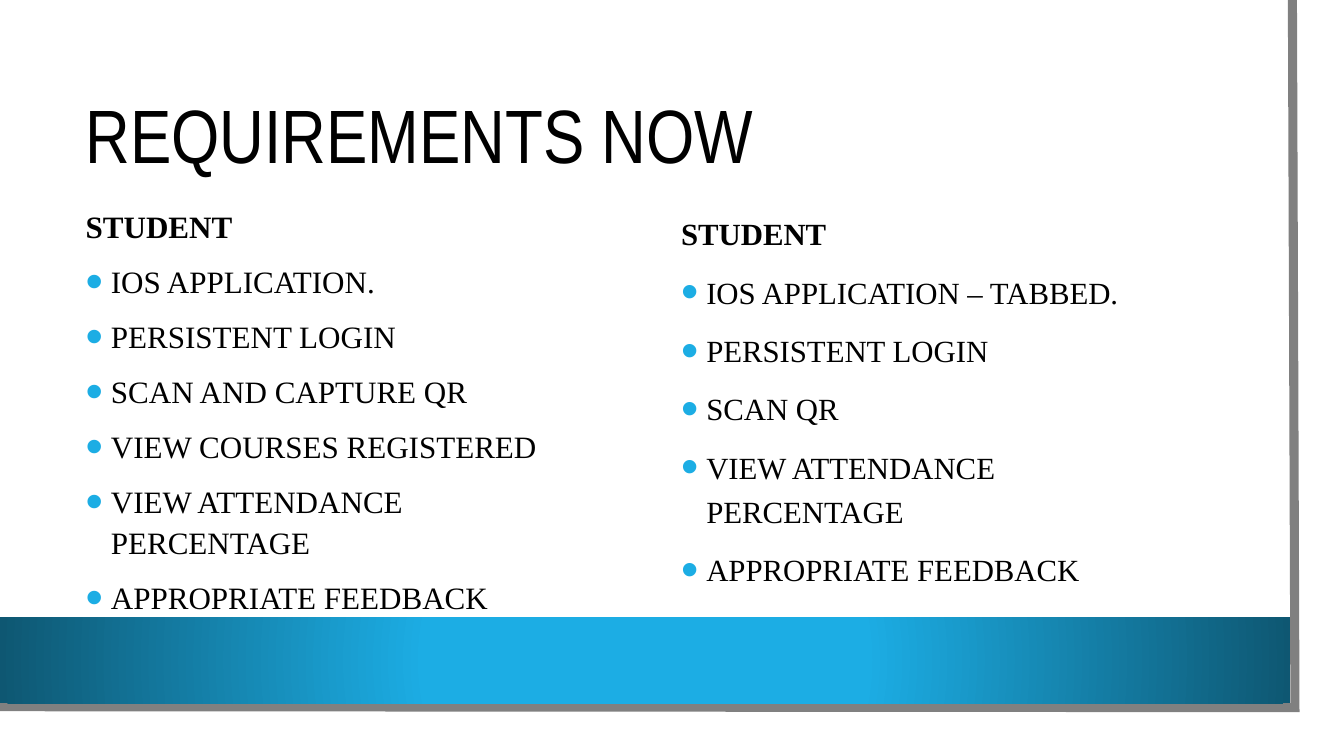
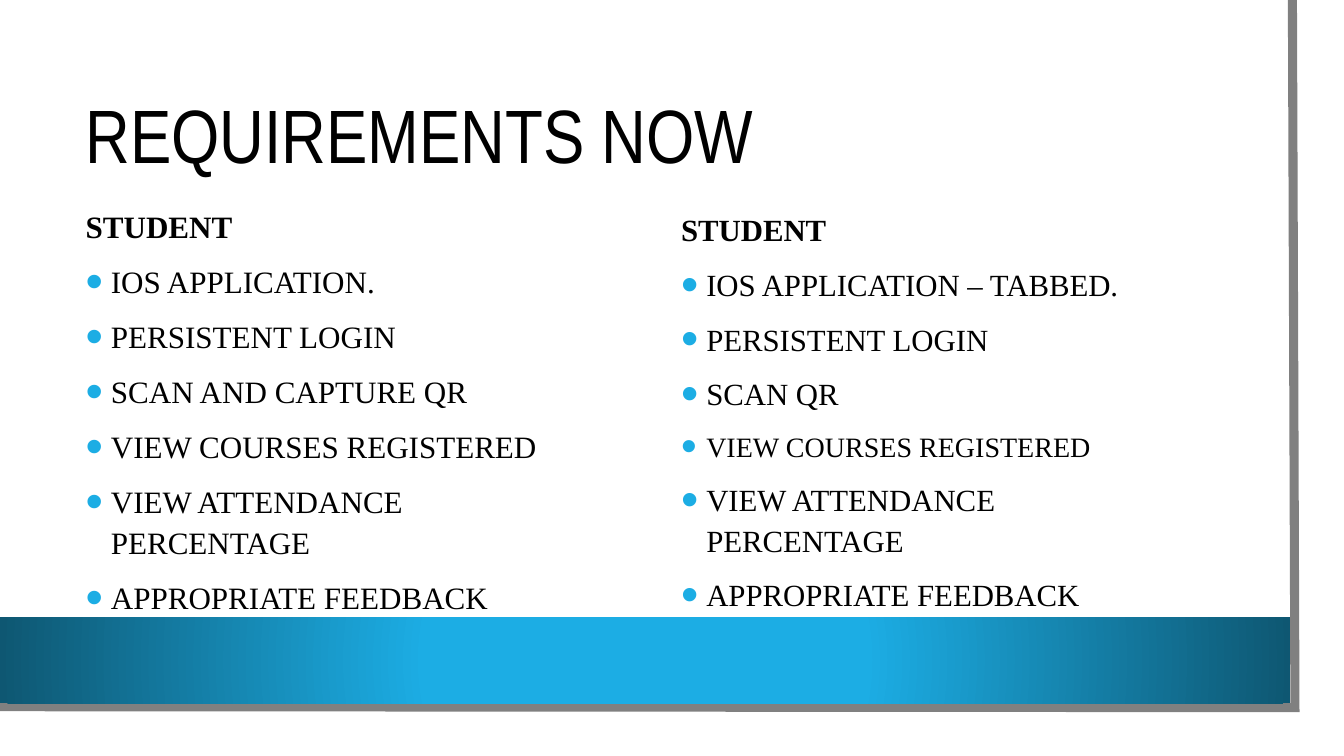
Before and after one commit to VamsiDevalla/Student-Attendance-Tracking, a slide deck: slide 6 of final ppt.pptx (slide 5 before the commit). Drawn at 1344x756 pixels with LibreOffice and Linux fonts; fonts in the diff are those of the drawing; background and template pictures are left out. Boxes give left, top, right and bottom in pixels: in the first picture for what was removed or moved away, otherwise in the second. Text is boxed around its words. In the diff, an @@ line names an element or a change of style, - is before the commit and + after.

```diff
--- a/final ppt.pptx
+++ b/final ppt.pptx
@@ text at (681, 220, 1118, 553): line spacing 1.2 to 1.1 @@
@@ text at (706, 438, 1090, 458): paragraph added @@
+• VIEW COURSES REGISTERED
```
Also in this commit, not shown: 8 other slides changed, 4 slides added.
